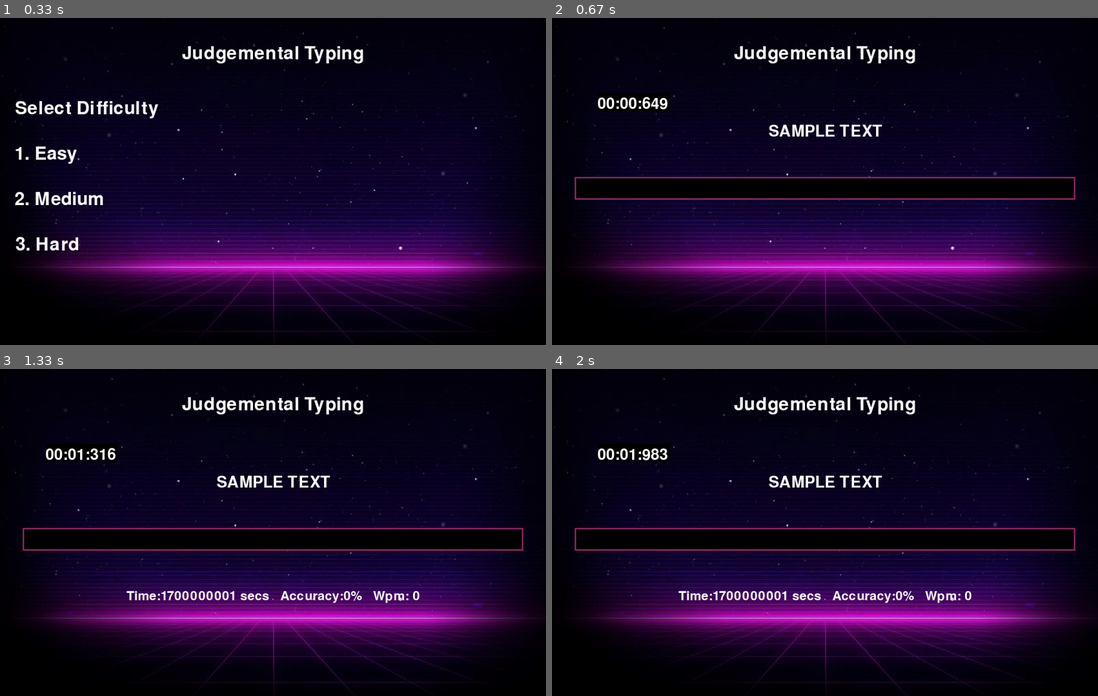
Above: before the commit, frames 1-4 (two rows, left to right).
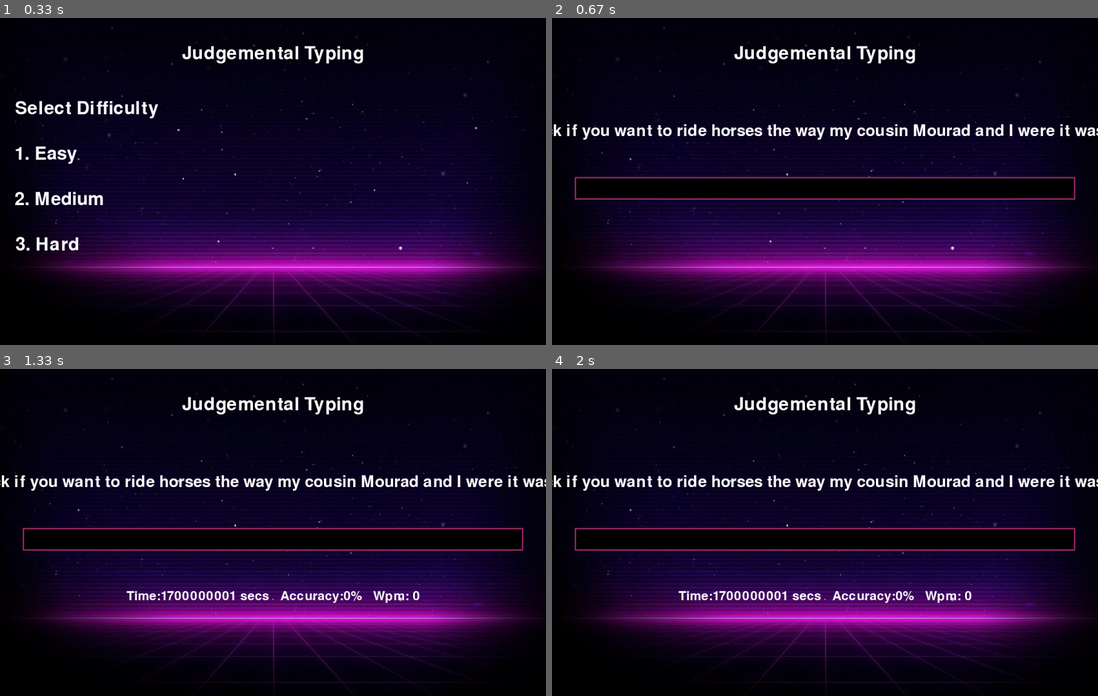
Above: after the commit, the same moments.

Repository: Similarity097/Judgemental-Typing
Game: pygame game, started from main.py
The game is run twice, just before and just after one commit, with the same random seed, the same clock (stepped at 60 frames per second) and the same inputs.
Inputs (mouse positions are in pixels of both pictures, inside the frame that each line leads up to):
- Up to frame 1 (0.33 s): no input
- Up to frame 2 (0.67 s): click (606, 155) at 0.38 s
- Up to frame 3 (1.33 s): tap Enter at 0.67 s; press the mouse at (262, 539) at 1.03 s; move the mouse to (311, 512) at 1.13 s; release the mouse at (360, 486) at 1.27 s
- Up to frame 4 (2 s): click (814, 539) at 1.93 s

Frame 1 is identical in both runs. In frame 2, 2.2% of the frame differs, in the area x 0-100%, y 24-38%; in frame 3, 2.2%; in frame 4, 2.2%.

Commit message:
Update main.py

Diff:
--- a/main.py
+++ b/main.py
@@ -3,6 +3,7 @@
 import sys
 import pygame.freetype
 import time
+import random
 os.chdir(os.path.dirname(os.path.abspath(__file__)))
 pygame.init()
 
@@ -43,9 +44,10 @@
 		screen.blit(text, text_rect)
 		pygame.display.update()
 
-	def get_sentence(self):
-		return
-		#add code for importing lines
+	def random_line(self,name):
+		lines = open(name).read().splitlines()
+		return random.choice(lines)
+
 
 	def result(self):
 		if not self.end:
@@ -64,6 +66,7 @@
 			self.end =True
 			self.results='Time:'+str(round(self.total_time)) + " secs   Accuracy:" + str(round(self.accuracy)) + "%" + '   Wpm: ' + str(round(self.wpm))
 
+			pygame.display.update()
 		#add print statements and codes for result
 
 	def getlinenormal(self):
@@ -96,19 +99,19 @@
 					x,y = pygame.mouse.get_pos()
 					if (x >= 50 and x <= 200 and y >= 250 and y <= 350):
 						self.active=True
-						self.getlinenormal()
+						self.word = self.random_line('EZ.txt')
 						self.resetg2()
 						self.run2()
 						break
 					elif (x >= 50 and x <= 200 and y >= 350 and y <= 450):
 						self.active=True
-						self.getlinenormal()
+						self.word = self.random_line('MID.txt')
 						self.resetg2()
 						self.run2()
 						break
 					elif (x >= 50 and x <= 200 and y >= 450 and y <= 550):
 						self.active=True
-						self.getlinenormal()
+						self.word = self.random_line('SWEAT.txt')
 						self.resetg2()
 						self.run2()
 						break
@@ -121,14 +124,13 @@
 			clock = pygame.time.Clock()
 
 			self.screen.fill((0,0,0), (50, 350, 1100, 50))
-			self.screen.fill((0,0,0), (100, 165, 160, 40))
+			#self.screen.fill((0,0,0), (100, 165, 160, 40))
 			pygame.draw.rect(self.screen, (159,43,104), (50, 350, 1100, 50), 3)
 
 			#input font commands
 			font = pygame.font.Font("freesansbold.ttf", 30)
 			txt_surface = font.render(self.input_text, True, self.white)
 			self.screen.blit(txt_surface, (60, 360))
-			self.timeshow()
 			#self.timeshow()
 			# end of input commands
 
@@ -140,11 +142,11 @@
 					sys.exit()
 				elif event.type == pygame.MOUSEBUTTONUP:
 					x,y = pygame.mouse.get_pos()
-					if (x >= 100 and x <= 1000 and y >= 250 and y <= 600):
+					if (x >= 50 and x <= 1100 and y >= 350 and y <= 400):
 						self.active=True
 						self.input_text=''
 						self.time_start=time.time()
-				elif event.type == pygame.KEYDOWN:
+				elif ((event.type == pygame.KEYDOWN) and self.active):
 					if self.active and not self.end:
 						if event.key == pygame.K_RETURN:
 							self.result()
@@ -157,7 +159,8 @@
 								self.input_text+=event.unicode
 							except:
 								pass
-			clock.tick(60)
+			pygame.display.update()
+		clock.tick(60)
 	def resetg(self):
 		self.screen=pygame.display.set_mode((self.w,self.h))
 		pygame.display.update()
@@ -192,7 +195,7 @@
 		self.screen.fill((0,0,0))
 		self.screen.blit(self.bg2, (0, 0))
 		self.text_display(self.screen,"Judgemental Typing",600,80,40,self.white)
-
+		pygame.draw.rect(self.screen, (159,43,104), (50, 350, 1100, 50), 3)
 		self.text_display(self.screen, self.word, 600,250,35, self.white )
 
 		pygame.display.update()
